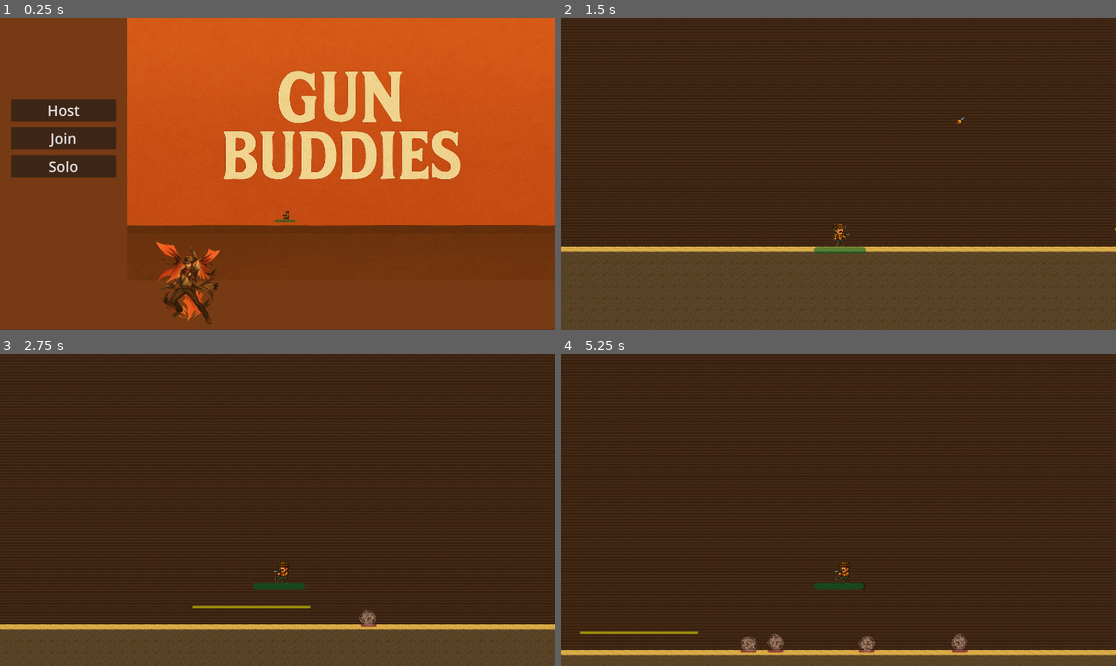
Above: before the commit, frames 1-4 (two rows, left to right).
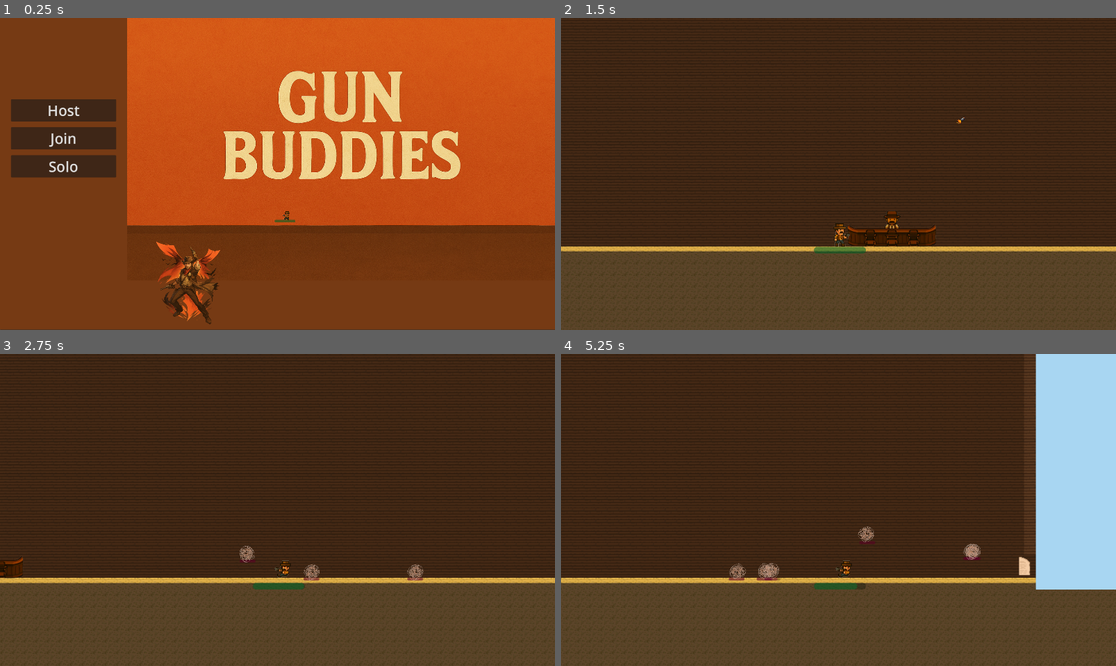
Above: after the commit, the same moments.

Repository: EdisonLing/Gun-Buddies
Game: Godot game, scene res://scenes/StartScreen.tscn
Same seed, same stepped clock (60 frames per second), same inputs: the game is played once before the commit and once after it.
Inputs (mouse positions are in pixels of both pictures, inside the frame that each line leads up to):
- Up to frame 1 (0.25 s): no input
- Up to frame 2 (1.5 s): click "Solo" at 0.5 s; tap Enter (start wave) at 1.25 s; move the mouse to (960, 158) at 1.27 s; press the mouse at (960, 158) at 1.28 s; hold D (move_right) from 1.28 s (still down)
- Up to frame 3 (2.75 s): keep holding D (move_right); tap Space (jump) at 1.52, 1.82, 2.27, 2.3, 2.57 s; tap Shift (slide, bound only after the commit) at 1.55, 2.1 s; move the mouse to (166, 525) at 2.02 s; release the mouse at (166, 525) at 2.03 s
- Up to frame 4 (5.25 s): move the mouse to (894, 441) at 2.77 s; release D (move_right) at 2.78 s; press the mouse at (894, 441) at 2.78 s; hold A (move_left) 2.78-3.53 s; tap Space (jump) at 2.85, 3.77, 4.07, 4.52, 4.55, 4.82 s; move the mouse to (810, 572) at 3.52 s; release the mouse at (810, 572) at 3.53 s; hold D (move_right) 3.53-5.03 s; click (810, 572) at 3.6 s; tap Shift (slide, bound only after the commit) at 3.8, 5.1 s; move the mouse to (1005, 556) at 4.27 s; tap Enter (start wave) at 4.35 s; move the mouse to (672, 463) at 5.02 s; hold A (move_left) from 5.03 s (still down)

The runs differ from the first frame. In frame 1, less than 0.1% of the frame differs, in the area x 50-53%, y 61-65%; in frame 2, 1.1%; in frame 3, 15%; in frame 4, 34%, in the area x 0-100%, y 0-97%.

Commit message:
added bartender npc and made movement changes
bartender npc currently does nothing, just visual

Adjusted movement values and added a slide

Added dynamic hitboxes to adjust for different movements

Diff:
--- a/entities/characters/Sheriff.tscn
+++ b/entities/characters/Sheriff.tscn
@@ -28,6 +28,18 @@
 [sub_resource type="AtlasTexture" id="AtlasTexture_t7ffw"]
 atlas = ExtResource("2_8uoce")
 region = Rect2(253, 27, 112, 115)
+
+[sub_resource type="AtlasTexture" id="AtlasTexture_58toy"]
+atlas = ExtResource("2_8uoce")
+region = Rect2(44, 492, 106, 117)
+
+[sub_resource type="AtlasTexture" id="AtlasTexture_76s0b"]
+atlas = ExtResource("2_8uoce")
+region = Rect2(150, 492, 106, 117)
+
+[sub_resource type="AtlasTexture" id="AtlasTexture_tj8dp"]
+atlas = ExtResource("2_8uoce")
+region = Rect2(256, 492, 106, 117)
 
 [sub_resource type="SpriteFrames" id="SpriteFrames_paghi"]
 animations = [{
@@ -60,26 +72,46 @@
 "loop": true,
 "name": &"run",
 "speed": 5.0
+}, {
+"frames": [{
+"duration": 1.0,
+"texture": SubResource("AtlasTexture_58toy")
+}, {
+"duration": 1.0,
+"texture": SubResource("AtlasTexture_76s0b")
+}, {
+"duration": 1.0,
+"texture": SubResource("AtlasTexture_tj8dp")
+}],
+"loop": true,
+"name": &"slide",
+"speed": 5.0
 }]
 
 [sub_resource type="RectangleShape2D" id="RectangleShape2D_0dtqk"]
-size = Vector2(22.9375, 30.5)
+size = Vector2(22.9375, 32.5)
 
 [node name="Sheriff" type="CharacterBody2D" node_paths=PackedStringArray("hitbox_shape")]
 collision_layer = 2
 collision_mask = 11
 script = ExtResource("1_s5xyj")
 hitbox_shape = NodePath("CollisionShape2D")
+jump_velocity = -220.0
+slide_speed = 650.0
+slide_duration = 1.2
+slide_friction = 0.97
+slide_hitbox_size = Vector2(25, 20)
+slide_hitbox_offset = Vector2(0, -1)
 
 [node name="AnimatedSprite2D" type="AnimatedSprite2D" parent="."]
 texture_filter = 1
-position = Vector2(1, -1)
-scale = Vector2(0.307569, 0.35091)
+position = Vector2(2, 2.84217e-14)
+scale = Vector2(0.323596, 0.363489)
 sprite_frames = SubResource("SpriteFrames_paghi")
-animation = &"jump"
+animation = &"slide"
 
 [node name="CollisionShape2D" type="CollisionShape2D" parent="."]
-position = Vector2(-1.46875, 0.25)
+position = Vector2(-1.46875, -0.75)
 shape = SubResource("RectangleShape2D_0dtqk")
 
 [node name="HealthComponent" type="Node2D" parent="."]
--- a/entities/characters/bases/player_base.gd
+++ b/entities/characters/bases/player_base.gd
@@ -7,50 +7,105 @@
 @export_group("Stats")
 @export var speed := 220.0
 @export var jump_velocity := -420.0
+@export var slide_speed := 300.0
+@export var slide_duration := 0.8
+@export var slide_friction := 0.9
+
+@export_group("Hitbox Settings")
+@export var normal_hitbox_size := Vector2(20, 40)
+@export var normal_hitbox_offset := Vector2(0, 0)
+@export var slide_hitbox_size := Vector2(40, 20)
+@export var slide_hitbox_offset := Vector2(0, 10)
 
 @onready var sprite = $AnimatedSprite2D
 @onready var weapon_component = $WeaponComponent
 @onready var health_component: HealthComponent = $HealthComponent
 @onready var revolver: WeaponBase = $WeaponComponent/Revolver
+
 var max_health = 500
 var kill_count = 0
+var facing_right := true
 
-var facing_right := true
+# Slide variables
+var is_sliding := false
+var slide_timer := 0.0
+var slide_direction := 0.0
 
 func _ready() -> void:
 	add_to_group("player")
+	# Set initial hitbox to normal size
+	adjust_hitbox_for_normal()
 	#$HealthComponent.connect("health_depleted","_on_health_depleted")
 
-#func _on_health_depleted():
-	#disable hitbox, whatever to make sure this entity is out of the match
-	#do smthg (animation, death explosion, drop xp, etc.)
-	#queue_free()
+func _on_health_depleted():
+	queue_free()
 
 func _physics_process(delta: float) -> void:
 	var dir_x := Input.get_axis("move_left", "move_right")
 
+	# Handle slide input
+	if Input.is_action_just_pressed("slide") and is_on_floor() and not is_sliding and abs(dir_x) > 0.1:
+		print("slide")
+		start_slide(dir_x)
+
+	# Handle sliding
+	if is_sliding:
+		handle_slide(delta)
+	else:
+		# Normal movement
+		if not is_on_floor():
+			velocity += get_gravity() * delta
+
+		if Input.is_action_just_pressed("jump") and is_on_floor():
+			velocity.y = jump_velocity
+
+		velocity.x = dir_x * speed
+
+	move_and_slide()
+	_update_anim()
+
+func start_slide(direction: float) -> void:
+	is_sliding = true
+	slide_timer = slide_duration
+	slide_direction = direction
+	velocity.x = direction * slide_speed
+	# Add this line to change hitbox when sliding starts
+	adjust_hitbox_for_slide()
+
+func handle_slide(delta: float) -> void:
+	slide_timer -= delta
+
+	# Apply friction during slide
+	velocity.x *= slide_friction
+
+	# Add gravity during slide
 	if not is_on_floor():
 		velocity += get_gravity() * delta
-	if Input.is_action_just_pressed("jump") and is_on_floor():
-		velocity.y = jump_velocity
 
-	velocity.x = dir_x * speed
-	move_and_slide()
-	_update_anim()
+	# End slide when timer runs out or player stops moving horizontally
+	if slide_timer <= 0 or abs(velocity.x) < 150.0:
+		end_slide()
+
+func end_slide() -> void:
+	is_sliding = false
+	slide_timer = 0.0
+	slide_direction = 0.0
+	# Add this line to restore hitbox when sliding ends
+	adjust_hitbox_for_normal()
 
 func _process(_dt: float) -> void:
 	# face the mouse (right vs left), flip only the body sprite
 	var mouse_global := get_global_mouse_position()
 	facing_right = mouse_global.x >= global_position.x
 	sprite.flip_h = not facing_right
+
 	if facing_right:
 		revolver.position.x = abs(revolver.position.x)
 	else:
 		revolver.position.x = abs(revolver.position.x) * -1
 
-
-	# fire
-	if Input.is_action_pressed("shoot"):
+	# fire (can't fire while sliding for balance)
+	if Input.is_action_pressed("shoot") and not is_sliding:
 		weapon_component.try_fire()
 
 func take_damage(_attack: Attack):
@@ -58,7 +113,10 @@
 	health_component.takeDamage(_attack)
 
 func _update_anim() -> void:
-	if is_on_floor():
+	if is_sliding:
+		if sprite.animation != "slide":
+			sprite.play("slide")
+	elif is_on_floor():
 		if abs(velocity.x) > 0.1:
 			if sprite.animation != "run":
 				sprite.play("run")
@@ -66,3 +124,15 @@
 			sprite.play("idle")
 	else:
 		sprite.animation = "jump"
+
+func adjust_hitbox_for_slide() -> void:
+	if hitbox_shape and hitbox_shape.shape is RectangleShape2D:
+		var rect_shape = hitbox_shape.shape as RectangleShape2D
+		rect_shape.size = slide_hitbox_size
+		hitbox_shape.position = slide_hitbox_offset
+
+func adjust_hitbox_for_normal() -> void:
+	if hitbox_shape and hitbox_shape.shape is RectangleShape2D:
+		var rect_shape = hitbox_shape.shape as RectangleShape2D
+		rect_shape.size = normal_hitbox_size
+		hitbox_shape.position = normal_hitbox_offset
--- a/entities/characters/sheriff.gd
+++ b/entities/characters/sheriff.gd
@@ -1,6 +1,4 @@
 extends PlayerBase
-
-
 
 func _on_health_component_health_depleted() -> void:
 	queue_free()
--- a/entities/npcs/Bartender.tscn
+++ b/entities/npcs/Bartender.tscn
@@ -5,6 +5,6 @@
 [node name="Bartender" type="Node2D"]
 
 [node name="Sprite2D" type="Sprite2D" parent="."]
-position = Vector2(-1, 1.90735e-06)
-scale = Vector2(0.219169, 0.202648)
+position = Vector2(0.999998, -0.999999)
+scale = Vector2(0.285495, 0.265745)
 texture = ExtResource("1_xv4j8")
--- a/project.godot
+++ b/project.godot
@@ -81,3 +81,8 @@
 "events": [Object(InputEventKey,"resource_local_to_scene":false,"resource_name":"","device":-1,"window_id":0,"alt_press …(191 unchanged characters)…
 ]
 }
+slide={
+"deadzone": 0.2,
+"events": [Object(InputEventKey,"resource_local_to_scene":false,"resource_name":"","device":-1,"window_id":0,"alt_pressed":false,"shift_pressed":false,"ctrl_pressed":false,"meta_pressed":false,"pressed":false,"keycode":0,"physical_keycode":4194325,"key_label":0,"unicode":0,"location":0,"echo":false,"script":null)
+]
+}
--- a/scenes/game.tscn
+++ b/scenes/game.tscn
@@ -1,10 +1,11 @@
-[gd_scene load_steps=12 format=4 uid="uid://dee722wt0fu2f"]
+[gd_scene load_steps=13 format=4 uid="uid://dee722wt0fu2f"]
 
-[ext_resource type="Texture2D" uid="uid://dq5i2brkwuvte" path="res://assets/sprites/tiles/PlaceholderBlock.png" id="1_78awf"]
-[ext_resource type="Texture2D" uid="uid://o3poyjqmxfjl" path="res://assets/sprites/tiles/Tileset.png" id="2_aug50"]
+[ext_resource type="Texture2D" uid="uid://b2mfcbxjs4lkk" path="res://assets/sprites/tiles/PlaceholderBlock.png" id="1_78awf"]
+[ext_resource type="Texture2D" uid="uid://dvqeqy18h558k" path="res://assets/sprites/tiles/Tileset.png" id="2_aug50"]
 [ext_resource type="PackedScene" uid="uid://blrki4cyt4ydl" path="res://scenes/platform.tscn" id="2_s0nni"]
 [ext_resource type="PackedScene" uid="uid://bjtd6enqnx1q5" path="res://entities/characters/Sheriff.tscn" id="3_aug50"]
 [ext_resource type="Script" uid="uid://cvcnbua5k2vm1" path="res://scenes/run_manager.gd" id="6_p57ef"]
+[ext_resource type="PackedScene" uid="uid://bawknprkqbvxx" path="res://entities/npcs/Bartender.tscn" id="7_gee14"]
 [ext_resource type="Script" uid="uid://dqxdpi2nuemv1" path="res://scenes/spawner_path.gd" id="7_u5sy4"]
 
 [sub_resource type="TileSetAtlasSource" id="TileSetAtlasSource_lnu2h"]
@@ -55,14 +56,16 @@
 tile_set = SubResource("TileSet_400sg")
 
 [node name="Platform" parent="." instance=ExtResource("2_s0nni")]
-position = Vector2(953, 1039)
+visible = false
+position = Vector2(953, 1041)
 collision_mask = 7
 
 [node name="Sheriff" parent="." instance=ExtResource("3_aug50")]
 z_index = 1
-position = Vector2(411, 987)
+position = Vector2(799, 1046)
 collision_mask = 7
 speed = 400.0
+normal_hitbox_size = Vector2(20, 30)
 
 [node name="Camera2D" type="Camera2D" parent="Sheriff"]
 position = Vector2(-2, -85)
@@ -79,3 +82,6 @@
 [node name="PathFollow2D" type="PathFollow2D" parent="SpawnerPath"]
 position = Vector2(952, 1040)
 rotation = -3.14049
+
+[node name="Bartender" parent="." instance=ExtResource("7_gee14")]
+position = Vector2(950, 1034)
--- a/scenes/platform.tscn
+++ b/scenes/platform.tscn
@@ -1,21 +1,21 @@
 [gd_scene load_steps=3 format=3 uid="uid://blrki4cyt4ydl"]
 
-[ext_resource type="Texture2D" uid="uid://biqf5gnblawbj" path="res://assets/sprites/tiles/PlaceholderPlatform.png" id="1_ba0x2"]
+[ext_resource type="Texture2D" uid="uid://dwraygavbopqb" path="res://assets/sprites/tiles/PlaceholderPlatform.png" id="1_ba0x2"]
 
 [sub_resource type="RectangleShape2D" id="RectangleShape2D_nlgqw"]
-size = Vector2(201.307, 4.92308)
+size = Vector2(140.788, 4.92308)
 
 [node name="Platform" type="AnimatableBody2D"]
 
 [node name="PlaceholderPlatform" type="Sprite2D" parent="."]
-position = Vector2(-5.96046e-08, 1.19209e-07)
-scale = Vector2(10.25, 0.8125)
+position = Vector2(-1, 1.19209e-07)
+scale = Vector2(7.2, 0.8125)
 texture = ExtResource("1_ba0x2")
 region_enabled = true
 region_rect = Rect2(0, 5.67654, 15.9066, 4.72795)
 
 [node name="CollisionShape2D" type="CollisionShape2D" parent="."]
-position = Vector2(0, 4.76837e-07)
+position = Vector2(-1.19529, 0)
 scale = Vector2(0.812502, 0.8125)
 shape = SubResource("RectangleShape2D_nlgqw")
 one_way_collision = true
Binary file changed: assets/sprites/bartender.png
Not shown: 1 places in entities/characters/Sheriff.tscn that only renumber resources
Not shown: 1 places in entities/mobs/TumbleWeedMob.tscn that only renumber resources
Not shown: 1 places in entities/projectiles/RevolverBullet.tscn that only renumber resources
